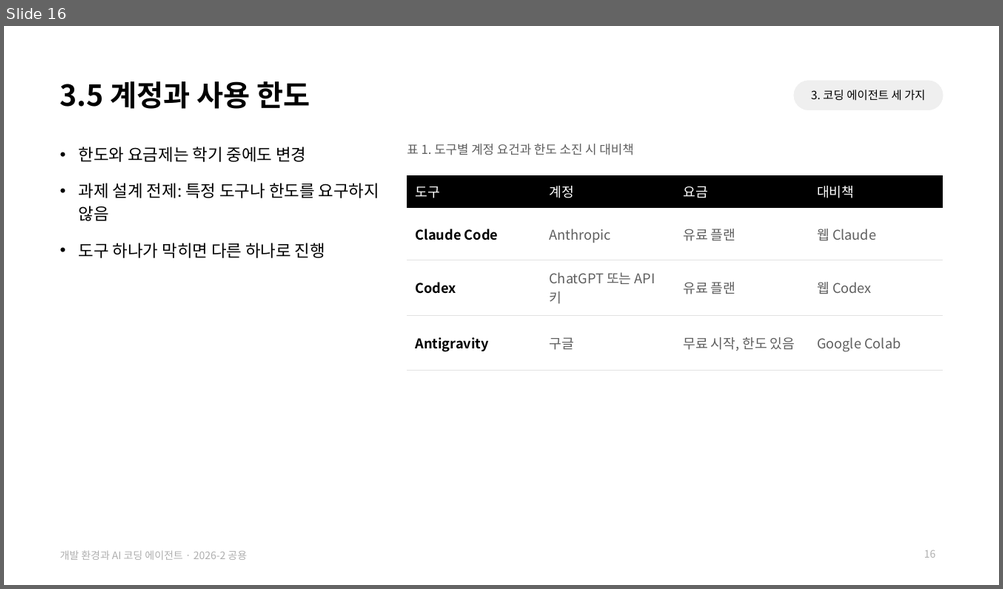
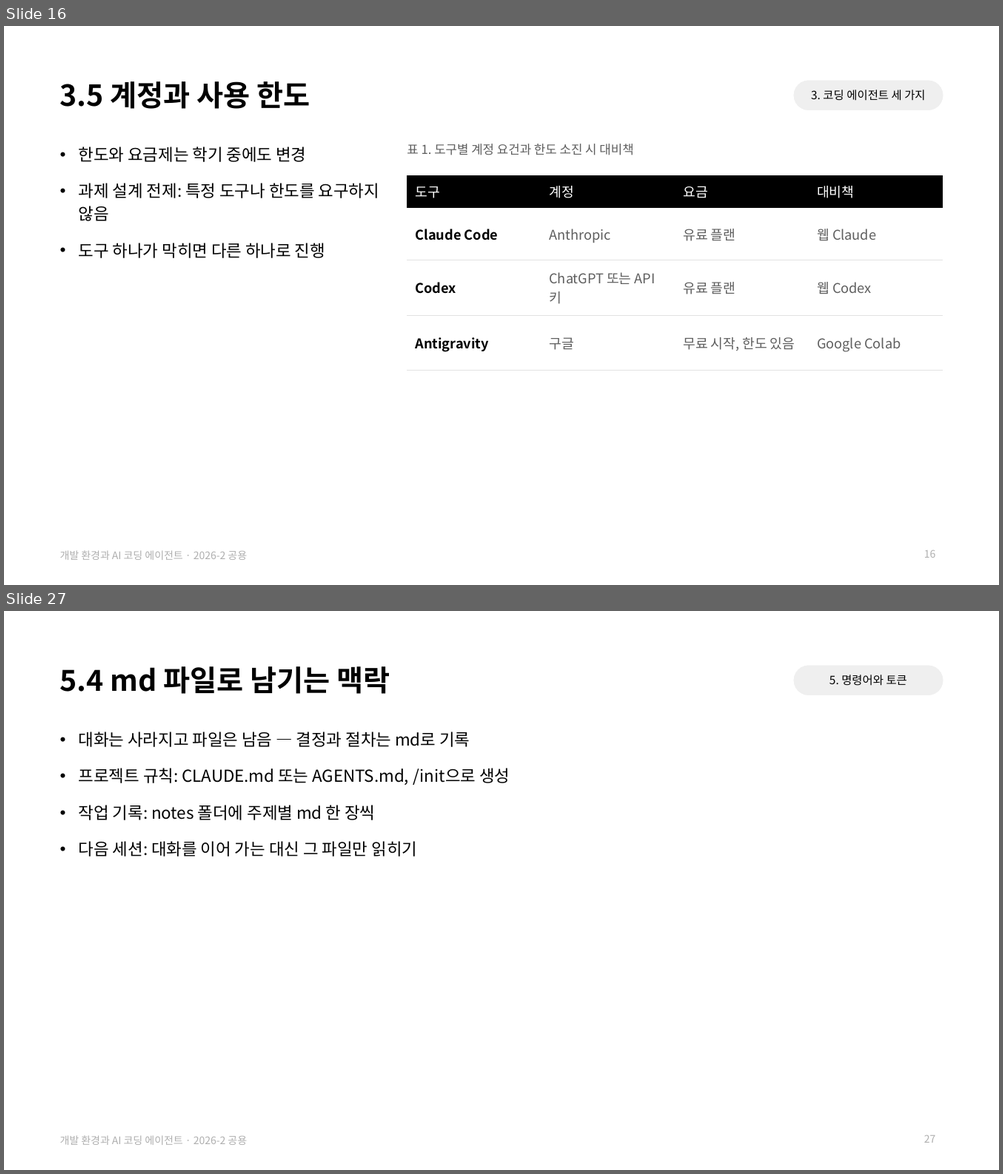
Before and after one commit to jihoyeo/smart-transport-logistics, a slide deck: slides/common/dev_env.pptx. Shown one above the other, each under a label of ours: slide 16 before the commit, slides 16 and 27 after it; the slides between them are not shown. The pictures are 1003x589 and 1003x1174 pixels, drawn with LibreOffice and Linux fonts; fonts in the diff are those of the drawing. Boxes give left, top, right and bottom in pixels: in the first picture for what was removed or moved away, otherwise in the second. Text is boxed around its words. In the diff, an @@ line names an element or a change of style, - is before the commit and + after.

```diff
--- a/slides/common/dev_env.pptx
+++ b/slides/common/dev_env.pptx
@@ slide 27 added at (4,611,999,1170), background #FFFFFF; not listed: 1 template element that a slide beside it also shows @@
@@ title added at (60,667,390,694), 28 pt, text #000000, bold @@
+5.4 md 파일로 남기는 맥락
@@ text added at (794,666,942,695), fill #EFEFEF, 11 pt, text #000000 @@
+5. 명령어와 토큰
@@ text added at (79,732,509,857), 16 pt, text #000000 @@
+• 대화는 사라지고 파일은 남음 — 결정과 절차는 md로 기록
+• 프로젝트 규칙: CLAUDE.md 또는 AGENTS.md, /init으로 생성
+• 작업 기록: notes 폴더에 주제별 md 한 장씩
+• 다음 세션: 대화를 이어 가는 대신 그 파일만 읽히기
@@ page number added at (924,1136,936,1143), 10 pt, text #AFAFAF @@
+27
```
Also in this commit, not shown: 12 slides changed, 7 other slides added, 2 slides removed, 4 other files.
